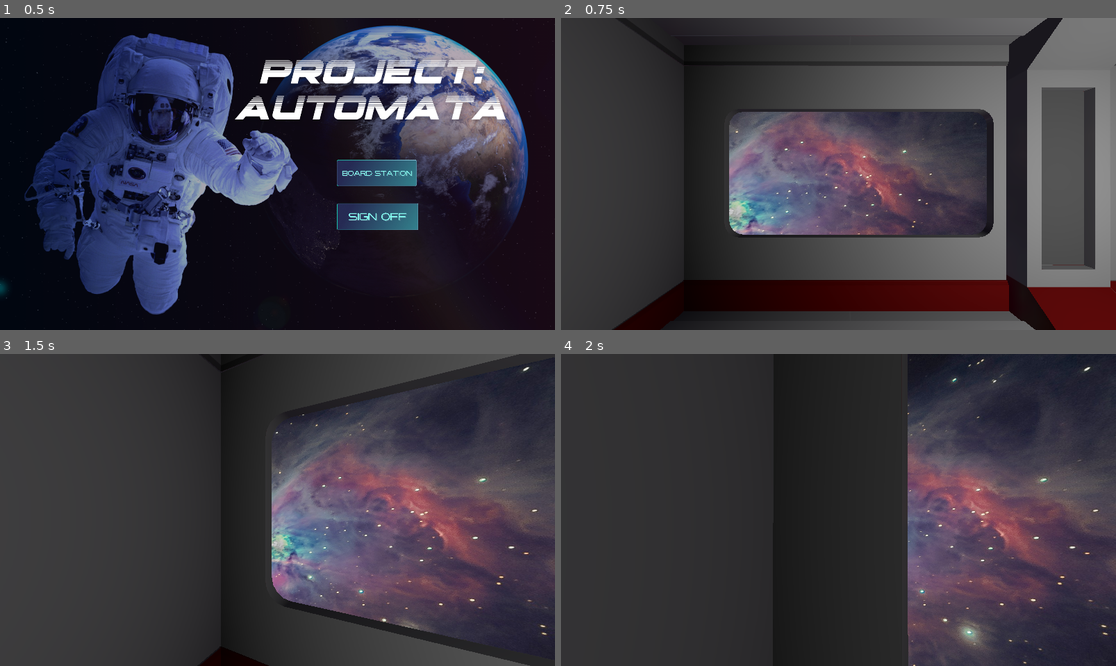
Above: before the commit, frames 1-4 (two rows, left to right).
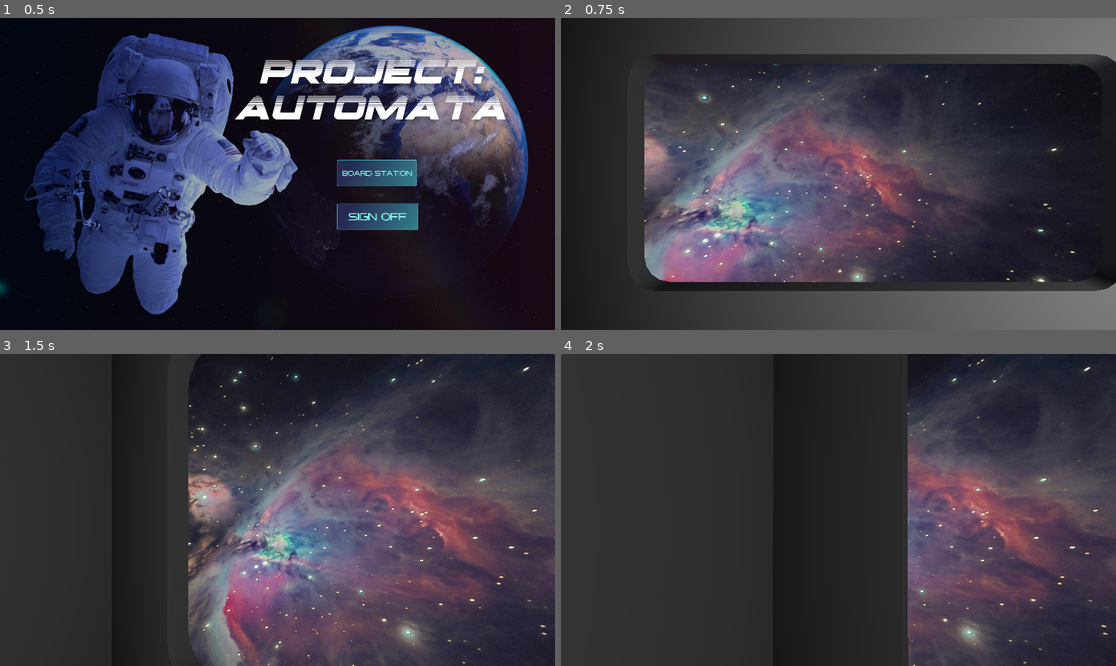
Above: after the commit, the same moments.

Repository: VicTCB/Automata-Group-2
Game: Godot game, scene res://Scenes/Menus/main_menu.tscn
The game is run twice, just before and just after one commit, with the same random seed, the same clock (stepped at 60 frames per second) and the same inputs.
Inputs (mouse positions are in pixels of both pictures, inside the frame that each line leads up to):
- Up to frame 1 (0.5 s): no input
- Up to frame 2 (0.75 s): click (938, 174) at 0.5 s
- Up to frame 3 (1.5 s): tap Enter at 1.25 s; move the mouse to (305, 510) at 1.27 s; hold W (Movement_Forward) from 1.28 s (still down); tap F (User_Interact) at 1.35 s
- Up to frame 4 (2 s): keep holding W (Movement_Forward)

Frame 1 is identical in both runs. In frame 2, 52% of the frame differs, in the area x 0-100%, y 0-100%; in frame 3, 22%; in frame 4, less than 0.1%.

Commit message:
fixed audio, ready for export

Diff:
--- a/automata/Scenes/ControlRoom/Command_Room_2.tscn
+++ b/automata/Scenes/ControlRoom/Command_Room_2.tscn
@@ -47,7 +47,7 @@
 [node name="PauseMenu" parent="." unique_id=2070655998 instance=ExtResource("1_5s4rx")]
 
 [node name="User" parent="." unique_id=1947249384 instance=ExtResource("8_36tfi")]
-transform = Transform3D(-0.99999994, 0, 8.742277e-08, 0, 1, 0, -8.742277e-08, 0, -0.99999994, 6.2215004, 1.163175, -2.3026035)
+transform = Transform3D(-0.99999994, 0, 8.742277e-08, 0, 1, 0, -8.742277e-08, 0, -0.99999994, 6.2215004, 1.163175, -1.2961133)
 
 [node name="TheRoom" type="Node3D" parent="." unique_id=1995576966]
 
--- a/automata/Scenes/DFA1/DFA1.tscn
+++ b/automata/Scenes/DFA1/DFA1.tscn
@@ -282,3 +282,4 @@
 
 [node name="SuccessSound" type="AudioStreamPlayer3D" parent="SimEnvironment" unique_id=1111939065]
 stream = ExtResource("11_gv3tg")
+volume_db = 30.0
--- a/automata/Scenes/DFA2/DFA2.tscn
+++ b/automata/Scenes/DFA2/DFA2.tscn
@@ -310,3 +310,4 @@
 
 [node name="SuccessSound" type="AudioStreamPlayer3D" parent="SimEnvironment" unique_id=1512315978]
 stream = ExtResource("11_vqr0d")
+volume_db = 30.0
Not shown, added: automata/export_presets.cfg
Not shown, added: automata/PROJECT
